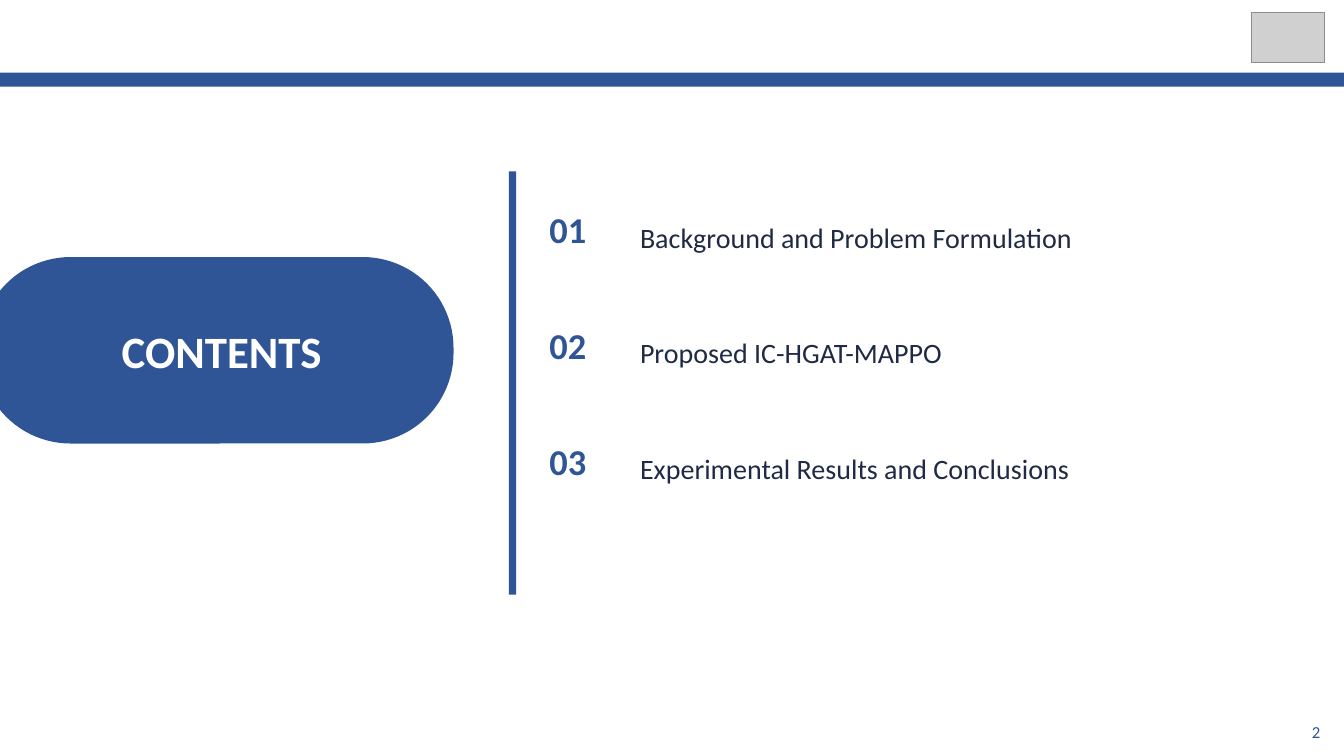
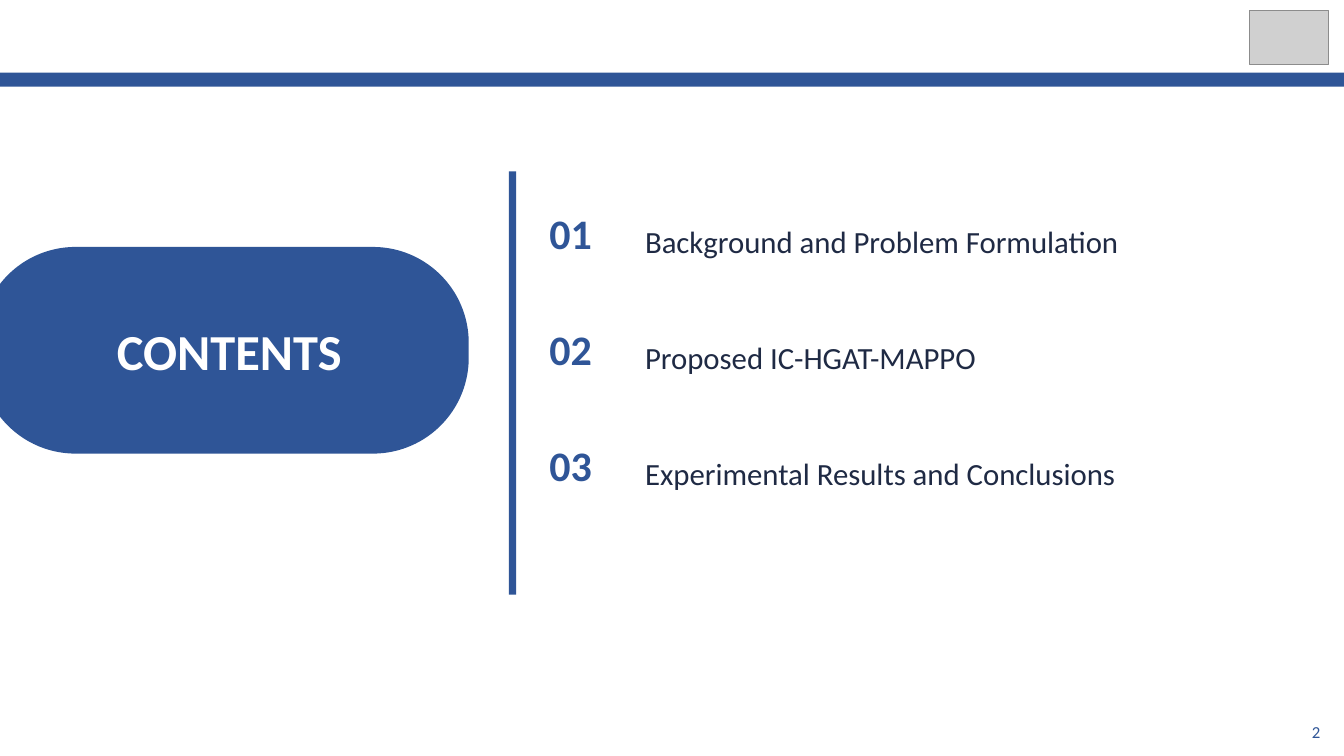
Before and after one commit to kuangyinying039/uav-swarm, a slide deck: slide 2 of presentations/IC-HGAT-MAPPO_CAC2026.pptx. Drawn at 1344x756 pixels with LibreOffice and Linux fonts; fonts in the diff are those of the drawing; grey boxes stand for pictures. Boxes give left, top, right and bottom in pixels: in the first picture for what was removed or moved away, otherwise in the second. Text is boxed around its words. In the diff, an @@ line names an element or a change of style, - is before the commit and + after.

```diff
--- a/presentations/IC-HGAT-MAPPO_CAC2026.pptx
+++ b/presentations/IC-HGAT-MAPPO_CAC2026.pptx
@@ picture resized from (x1=1252, y1=12, x2=1325, y2=63) to (x1=1250, y1=10, x2=1329, y2=65) @@
@@ rounded rectangle resized from (x1=0, y1=257, x2=454, y2=444) to (x1=0, y1=247, x2=469, y2=454) @@
@@ rounded rectangle at (x1=0, y1=247, x2=469, y2=454): proportions changed @@
@@ text "CONTENTS" at (x1=117, y1=337, x2=342, y2=371): size 32 to 36 pt @@
@@ size 26 to 30 pt in 3 elements at (x1=549, y1=337, x2=591, y2=366), (x1=549, y1=221, x2=591, y2=250), (x1=549, y1=453, x2=591, y2=482) @@
@@ size 20 to 22 pt in 3 elements at (x1=645, y1=231, x2=1118, y2=259), (x1=645, y1=347, x2=976, y2=374), (x1=645, y1=463, x2=1115, y2=490) @@
```
Also in this commit, not shown: 12 other slides changed, 2 other files.
